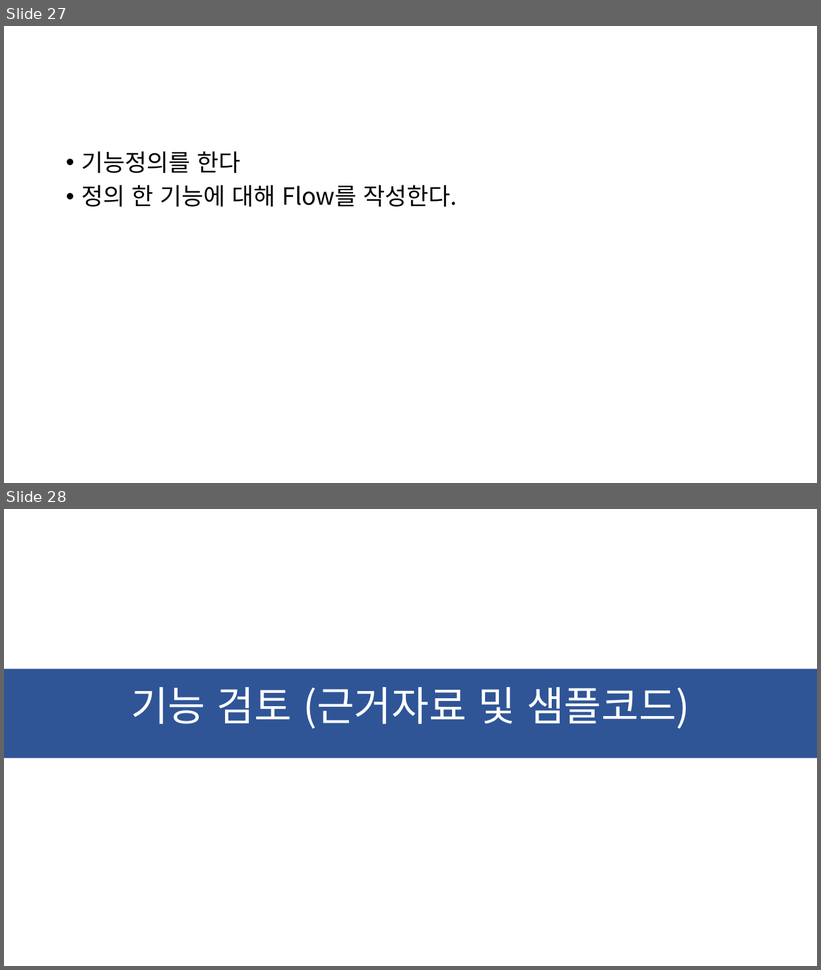
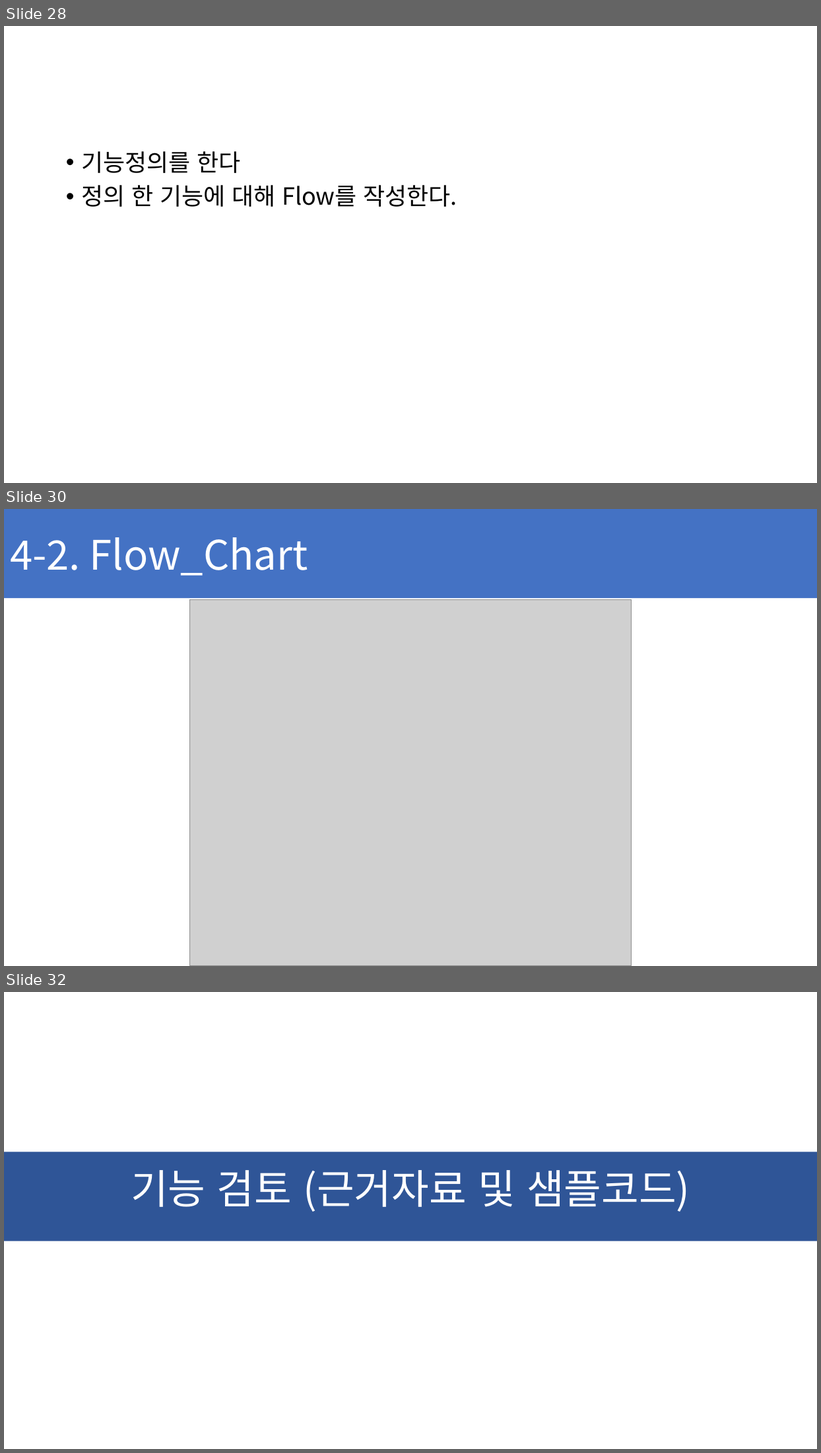
Before and after one commit to ChaeSung-Lee/DJ_InternShip, a slide deck: 2021_Summer/jp.hong/Project_BnC_jph.pptx. Shown one above the other, each under a label of ours: slides 27 and 28 before the commit, slides 28, 30 and 32 after it; the slides between them are not shown. The pictures are 821x970 and 821x1453 pixels, drawn with LibreOffice and Linux fonts; fonts in the diff are those of the drawing; grey boxes stand for pictures. Boxes give left, top, right and bottom in pixels: in the first picture for what was removed or moved away, otherwise in the second. Text is boxed around its words. In the diff, an @@ line names an element or a change of style, - is before the commit and + after.

Commit message:
add Menu_Tree, Flow_Chart

```diff
--- a/2021_Summer/jp.hong/Project_BnC_jph.pptx
+++ b/2021_Summer/jp.hong/Project_BnC_jph.pptx
@@ slide 30 added at box(4, 509, 817, 966), background #FFFFFF @@
@@ rectangle added at box(4, 509, 817, 598), fill #4472C4, 48 pt, text #FFFFFF @@
+4-2. Flow_Chart
@@ picture added at box(189, 599, 632, 966) @@
@@ what was slide 27 is now slide 28 @@
@@ what was slide 28 is now slide 32 @@
```
Also in this commit, not shown: 5 slides changed, 3 other slides added.
